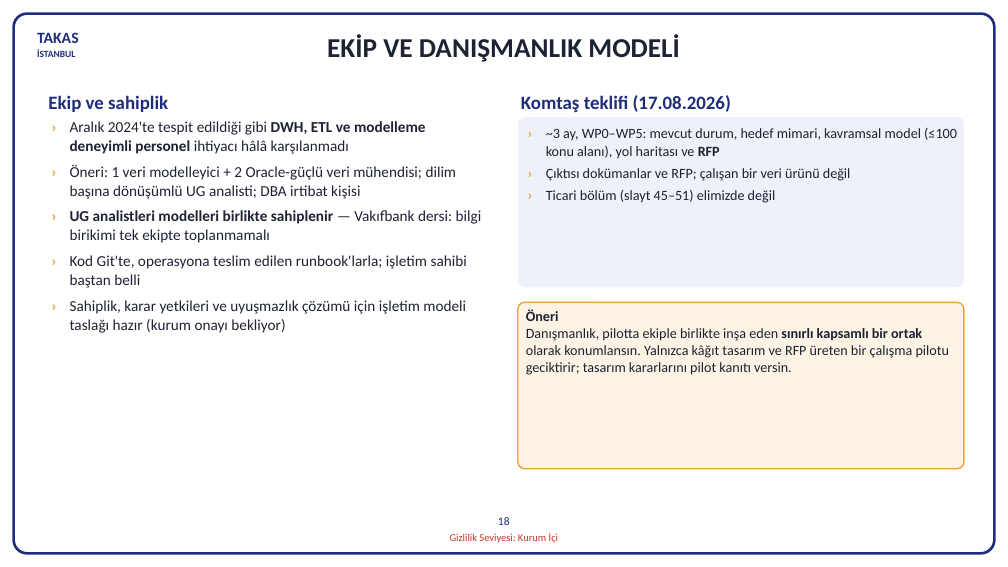
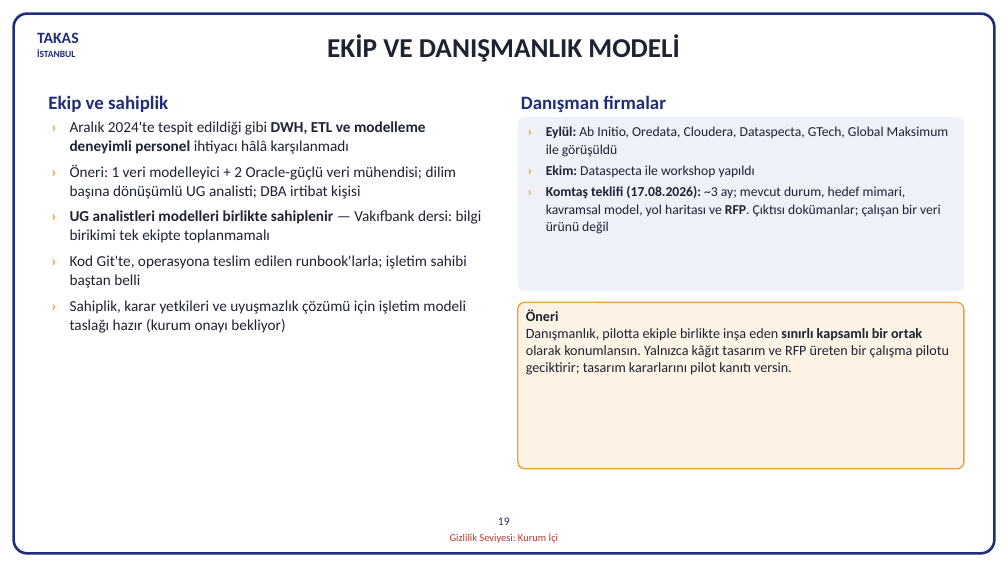
Before and after one commit to hanifidemirel0/Cursor-Projects, a slide deck: slide 19 of outputs/dwh-sunum-kasim-2026/5 - DWHSunum_Kasim2026.pptx (slide 18 before the commit). Drawn at 1008x567 pixels with LibreOffice and Linux fonts; fonts in the diff are those of the drawing. Boxes give left, top, right and bottom in pixels: in the first picture for what was removed or moved away, otherwise in the second. Text is boxed around its words. In the diff, an @@ line names an element or a change of style, - is before the commit and + after.

```diff
--- a/outputs/dwh-sunum-kasim-2026/5 - DWHSunum_Kasim2026.pptx
+++ b/outputs/dwh-sunum-kasim-2026/5 - DWHSunum_Kasim2026.pptx
@@ rounded rectangle: place and size @@
-rounded rectangle at (518,117,964,287)
+rounded rectangle at (518,117,964,291)
@@ text at (521,95,666,112): text changed @@
-Komtaş teklifi (17.08.2026)
+Danışman firmalar
@@ text at (546,126,949,234): text changed; size 13.5 to 13 pt @@
-› ~3 ay, WP0–WP5: mevcut durum, hedef mimari, kavramsal model (≤100 konu alanı), yol haritası ve RFP
-› Çıktısı dokümanlar ve RFP; çalışan bir veri ürünü değil
-› Ticari bölüm (slayt 45–51) elimizde değil
+› Eylül: Ab Initio, Oredata, Cloudera, Dataspecta, GTech, Global Maksimum ile görüşüldü
+› Ekim: Dataspecta ile workshop yapıldı
+› Komtaş teklifi (17.08.2026): ~3 ay; mevcut durum, hedef mimari, kavramsal model, yol haritası ve RFP. Çıktısı dokümanlar; çalışan bir veri ürünü değil
@@ text at (498,517,510,525): text changed @@
-18
+19
```
Also in this commit, not shown: 18 other slides changed, 1 slide added, 3 other files.
